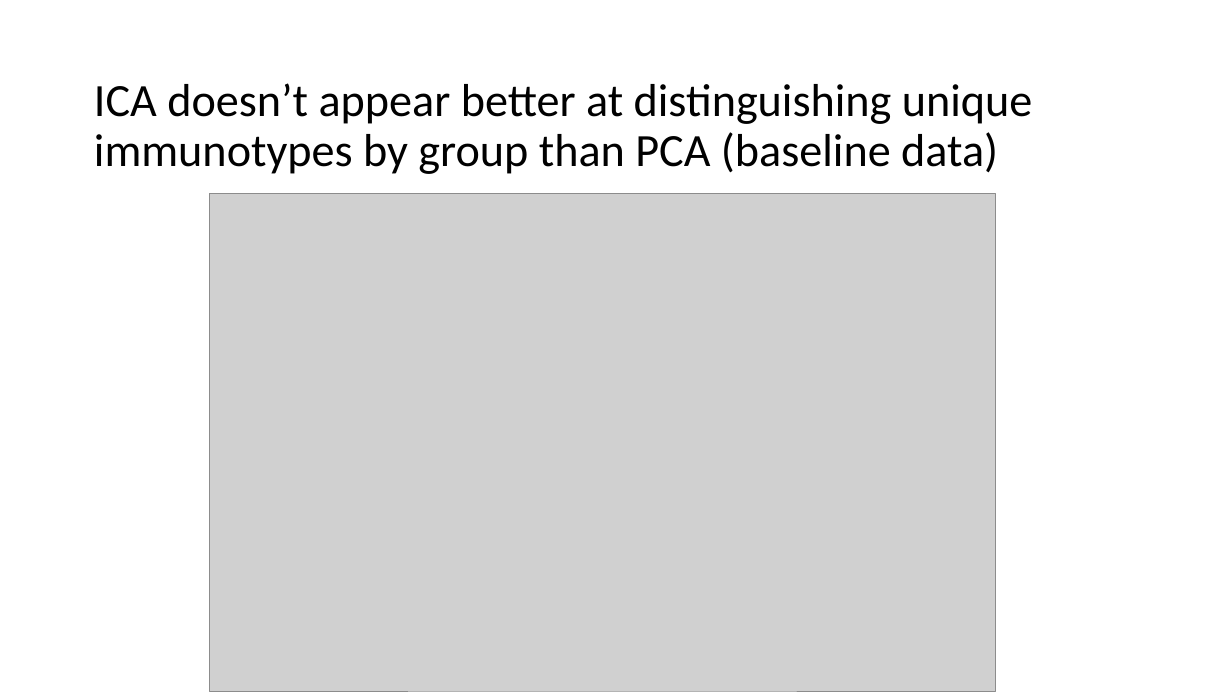
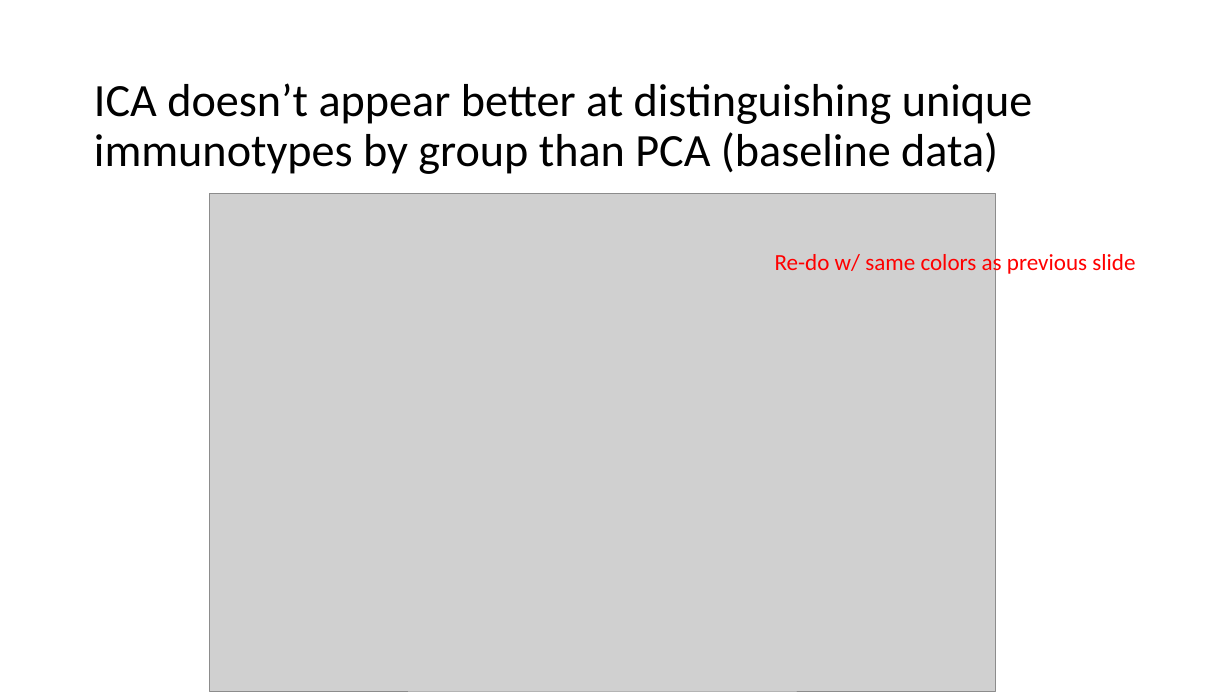
Before and after one commit to tybottorff/bottorffdocs, a slide deck: slide 3 of presentations/NCI_talks/2024_10_23.pptx. Drawn at 1232x693 pixels with LibreOffice and Linux fonts; fonts in the diff are those of the drawing; grey boxes stand for pictures. Boxes give left, top, right and bottom in pixels: in the first picture for what was removed or moved away, otherwise in the second. Text is boxed around its words. In the diff, an @@ line names an element or a change of style, - is before the commit and + after.

Commit message:
Clarify lack of baseline results

```diff
--- a/presentations/NCI_talks/2024_10_23.pptx
+++ b/presentations/NCI_talks/2024_10_23.pptx
@@ text added at bbox=[775, 251, 1135, 277], 18 pt, text #FF0000 @@
+Re-do w/ same colors as previous slide
```
Also in this commit, not shown: 4 other slides changed, 1 slide removed.
